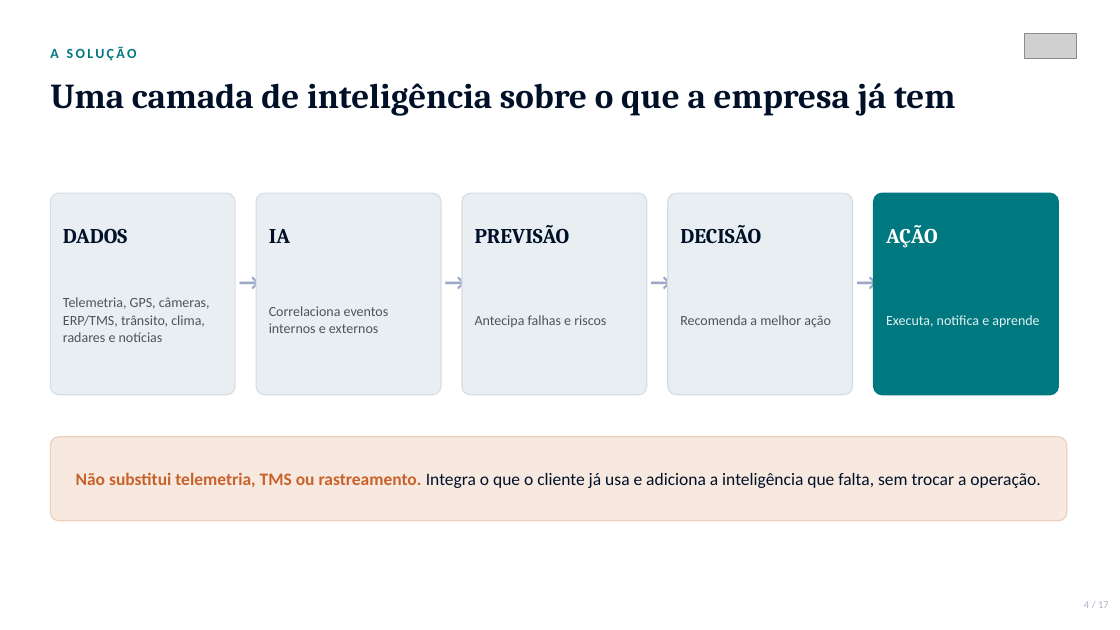
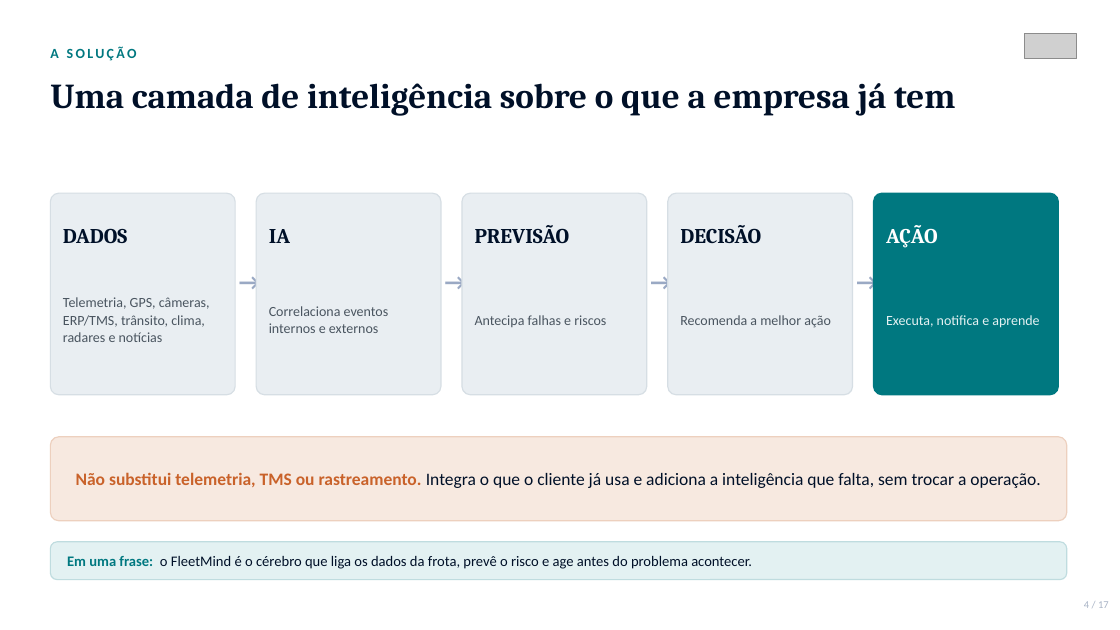
Before and after one commit to phdandrade-pixel/fleetmind-ai, a slide deck: slide 4 of pitch/FleetMind_AI_Apresentacao_Executiva.pptx. Drawn at 1120x630 pixels with LibreOffice and Linux fonts; fonts in the diff are those of the drawing; grey boxes stand for pictures. Boxes give left, top, right and bottom in pixels: in the first picture for what was removed or moved away, otherwise in the second. Text is boxed around its words. In the diff, an @@ line names an element or a change of style, - is before the commit and + after.

```diff
--- a/pitch/FleetMind_AI_Apresentacao_Executiva.pptx
+++ b/pitch/FleetMind_AI_Apresentacao_Executiva.pptx
@@ rounded rectangle added at [50, 542, 1067, 580], fill #E3F1F2, outline #BFDCDF 1 pt @@
@@ text added at [67, 556, 752, 569], 12.5 pt, text #001028 @@
+Em uma frase: o FleetMind é o cérebro que liga os dados da frota, prevê o risco e age antes do problema acontecer.
```
Also in this commit, not shown: 14 other slides changed, 1 other file.
